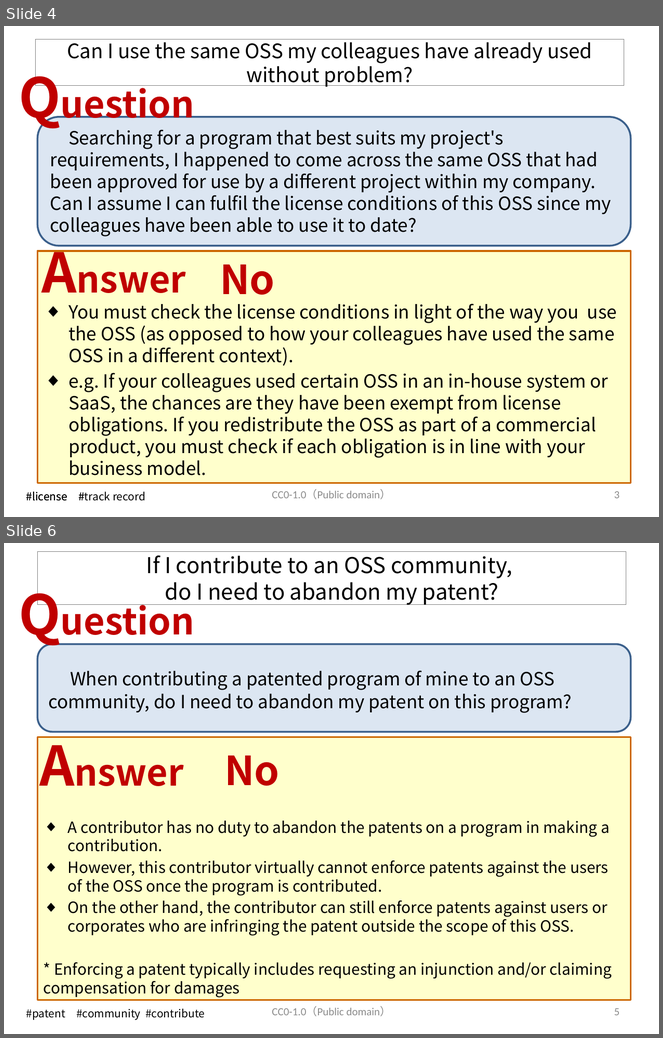
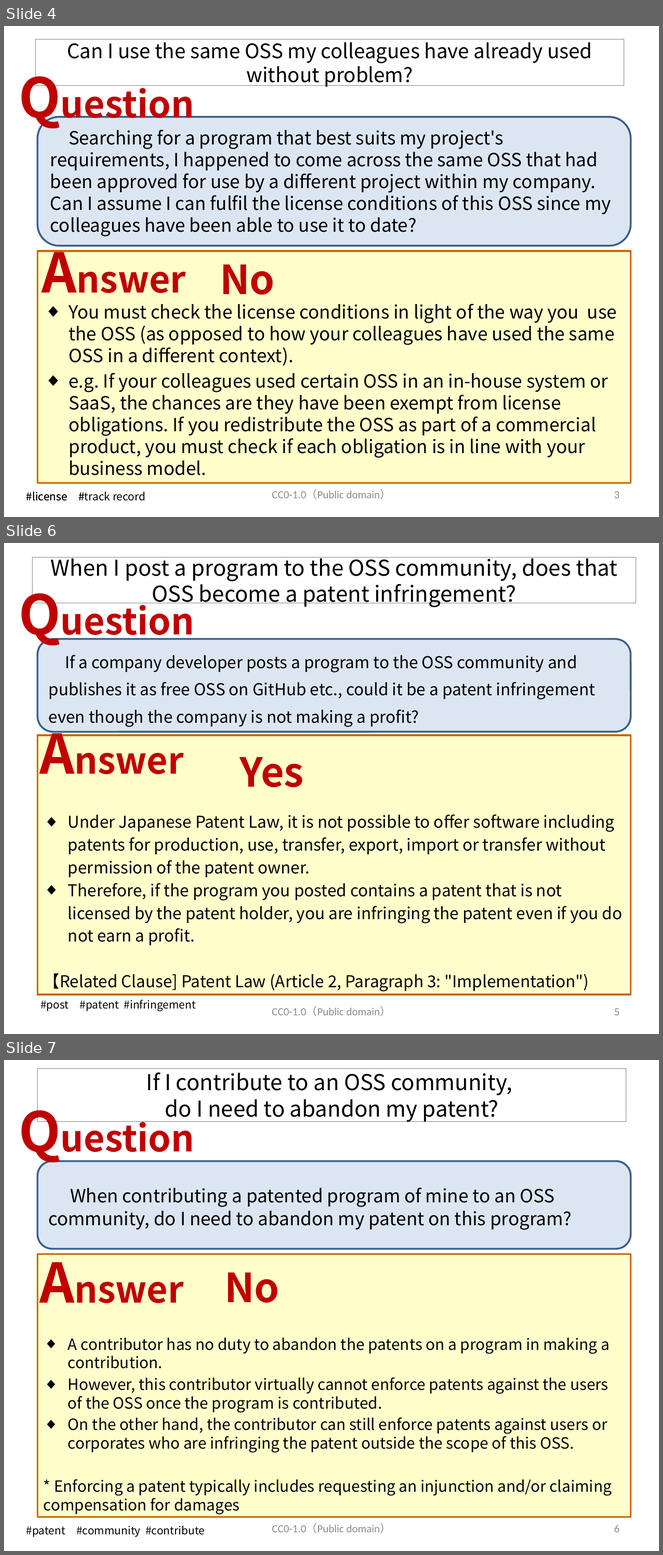
Before and after one commit to OpenChain-Project/OpenChain-JWG, a slide deck: Education_Material/FAQ/Misunderstandings_of_OSS_licenses_CC0.pptx. Shown one above the other, each under a label of ours: slides 4 and 6 before the commit, slides 4, 6 and 7 after it; the slides between them are not shown. The pictures are 663x1038 and 663x1555 pixels, drawn with LibreOffice and Linux fonts; fonts in the diff are those of the drawing. Boxes give left, top, right and bottom in pixels: in the first picture for what was removed or moved away, otherwise in the second. Text is boxed around its words. In the diff, an @@ line names an element or a change of style, - is before the commit and + after.

```diff
--- a/Education_Material/FAQ/Misunderstandings_of_OSS_licenses_CC0.pptx
+++ b/Education_Material/FAQ/Misunderstandings_of_OSS_licenses_CC0.pptx
@@ slide 6 added at (x1=4, y1=543, x2=659, y2=1034), background #FFFFFF @@
@@ title added at (x1=32, y1=558, x2=636, y2=603), outline #808080 0.75 pt, 24 pt, text #000000 @@
+When I post a program to the OSS community, does that OSS become a patent infringement?
@@ text added at (x1=12, y1=577, x2=213, y2=650), 40 pt, text #C00000, bold @@
+Question
@@ rounded rectangle added at (x1=37, y1=639, x2=631, y2=732), fill #DCE6F2, outline #3A5F8C 2 pt, 18 pt, text #000000 @@
+If a company developer posts a program to the OSS community and publishes it as free OSS on GitHub etc., could it be a patent infringement even though the company is not making a profit?
@@ text added at (x1=33, y1=717, x2=205, y2=789), 40 pt, text #C00000, bold @@
+Answer
@@ rectangle added at (x1=37, y1=735, x2=631, y2=995), fill #FFFFCC, outline #CC6600 2 pt @@
@@ text added at (x1=240, y1=757, x2=304, y2=787), 44 pt, text #C00000, bold @@
+Yes
@@ text added at (x1=44, y1=814, x2=623, y2=992), 18 pt, text #000000 @@
+◆ Under Japanese Patent Law, it is not possible to offer software including patents for production, use, transfer, export, import or transfer without permission of the patent owner.
+◆ Therefore, if the program you posted contains a patent that is not licensed by the patent holder, you are infringing the patent even if you do not earn a profit.
+【Related Clause] Patent Law (Article 2, Paragraph 3: "Implementation")
@@ text added at (x1=40, y1=1000, x2=196, y2=1012), 12 pt, text #000000 @@
+#post #patent #infringement
@@ text added at (x1=272, y1=1006, x2=391, y2=1017), 12 pt, text #8C8C8C @@
+CC0-1.0（Public domain）
@@ page number added at (x1=614, y1=1008, x2=620, y2=1016), 12 pt, text #8C8C8C @@
+5
@@ what was slide 6 is now slide 7 @@
@@ page number at (x1=614, y1=1525, x2=620, y2=1533): text changed @@
-5
+6
```
Also in this commit, not shown: 18 slides changed, 8 other slides added.
